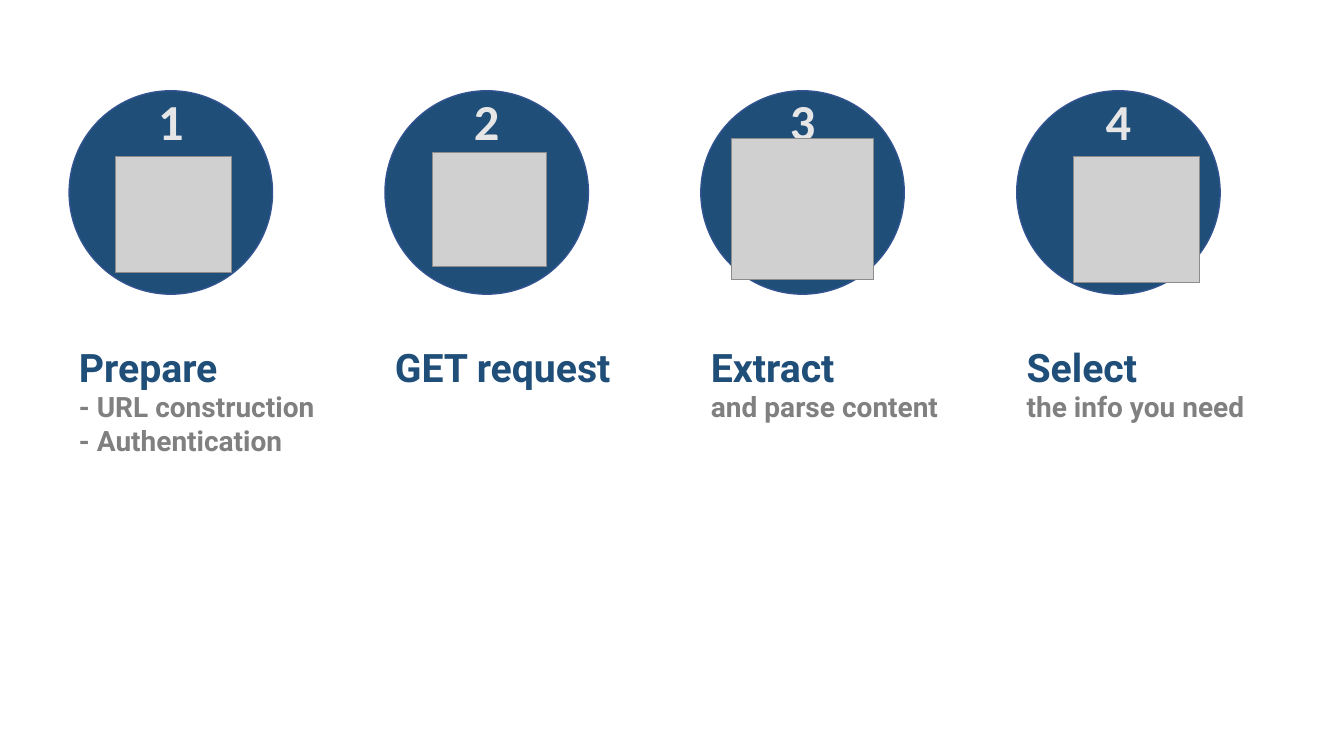
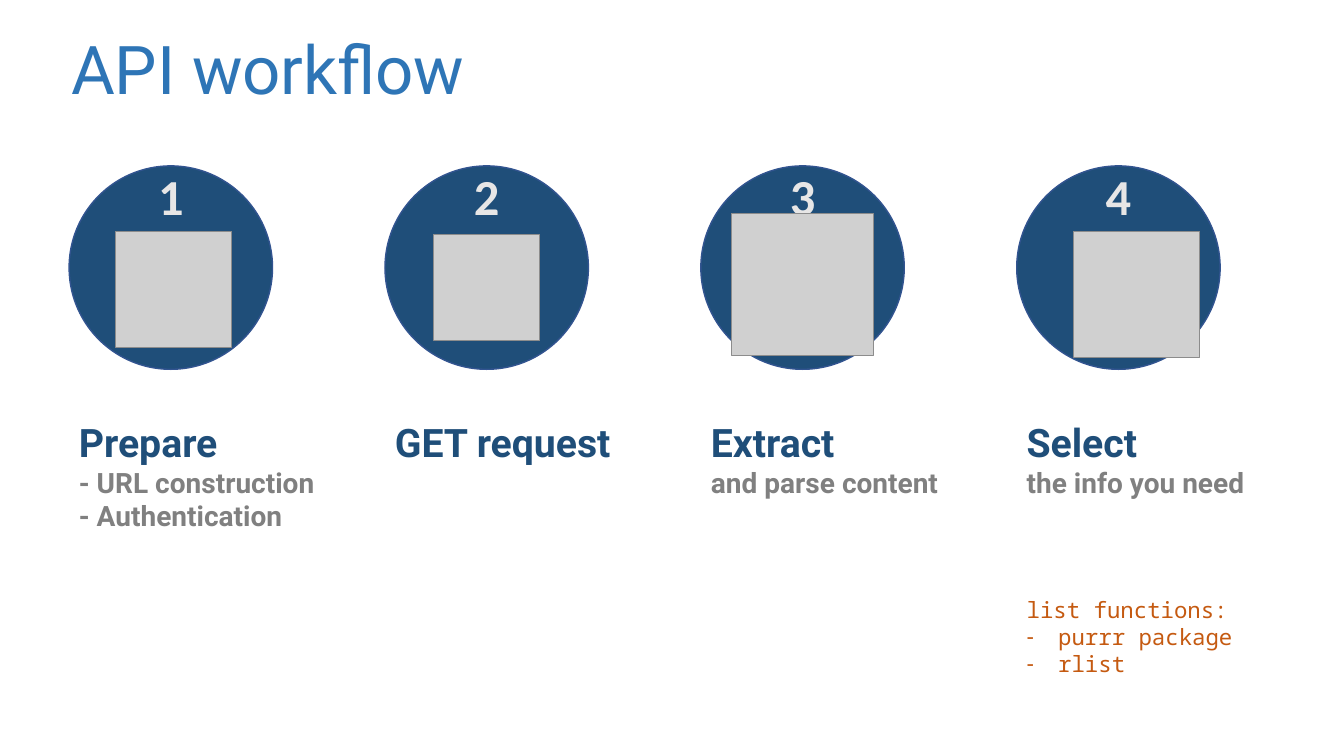
Before and after one commit to suzanbaert/2018_RLadiesWorkshop_API_Webscraping, a slide deck: slide 2 of images/Images_pptx.pptx (slide 1 before the commit). Drawn at 1344x756 pixels with LibreOffice and Linux fonts; fonts in the diff are those of the drawing; grey boxes stand for pictures. Boxes give left, top, right and bottom in pixels: in the first picture for what was removed or moved away, otherwise in the second. Text is boxed around its words. In the diff, an @@ line names an element or a change of style, - is before the commit and + after.

```diff
--- a/images/Images_pptx.pptx
+++ b/images/Images_pptx.pptx
@@ text added at [71, 43, 464, 95], 48 pt, text #2E75B6 @@
+API workflow
@@ 4 texts, 4 ellipses, 3 pictures: place and size @@
-4 texts, 4 ellipses, 3 pictures at [70, 91, 1221, 294]
+4 texts, 4 ellipses, 3 pictures at [70, 166, 1221, 370]
@@ picture: place and size @@
-picture at [433, 152, 546, 266]
+picture at [434, 235, 539, 341]
@@ text "Prepare": place and size @@
-text "Prepare" at [79, 354, 314, 451]
+text "Prepare" at [79, 429, 314, 526]
@@ text "GET request": place and size @@
-text "GET request" at [395, 353, 611, 390]
+text "GET request" at [395, 428, 611, 465]
@@ text "Extract": place and size @@
-text "Extract" at [711, 354, 938, 423]
+text "Extract" at [711, 429, 938, 499]
@@ text "Select": place and size @@
-text "Select" at [1027, 352, 1244, 423]
+text "Select" at [1027, 427, 1244, 499]
@@ text added at [1027, 601, 1233, 673], 16 pt, text #C55A11 @@
+list functions:
+– purrr package
+– rlist
```
Also in this commit, not shown: 1 other slide changed, 5 slides added, 21 other files.
